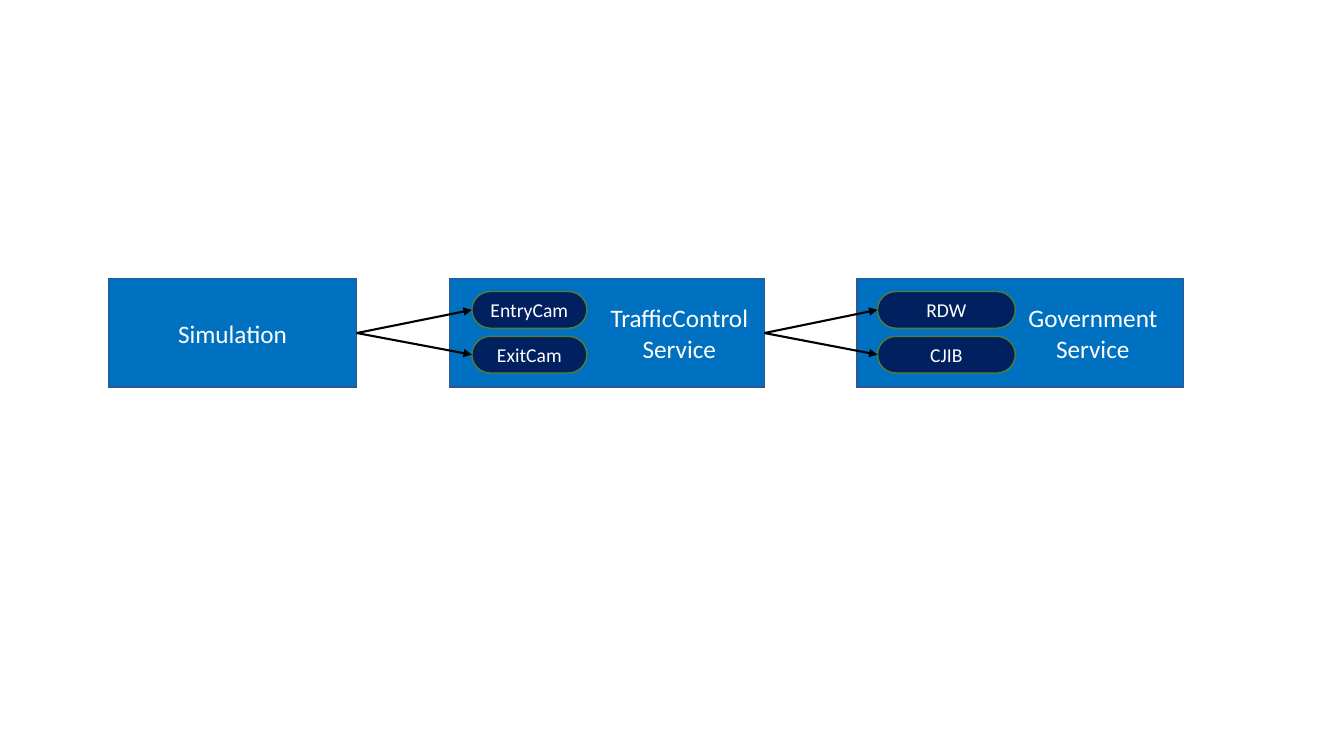
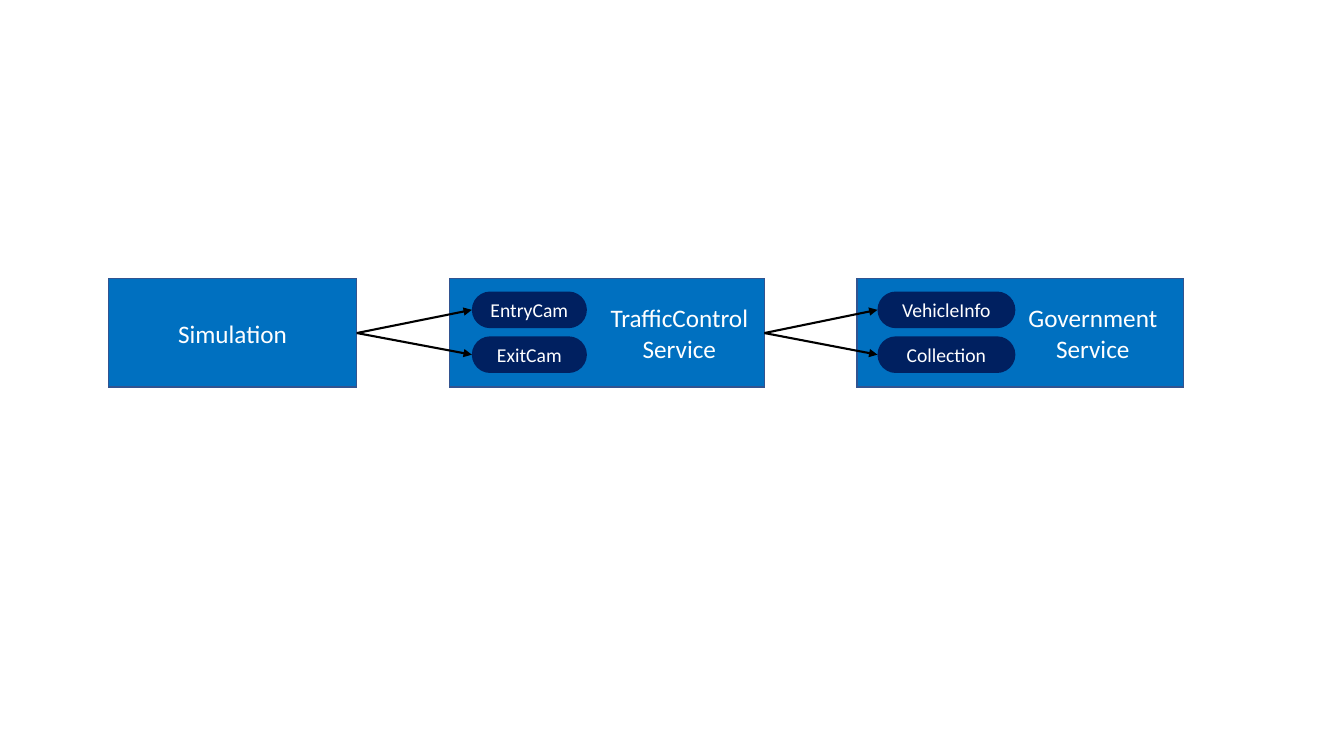
Before and after one commit to EdwinVW/dapr-traffic-control, a slide deck: slide 2 of Figures.pptx. Drawn at 1344x756 pixels with LibreOffice and Linux fonts; fonts in the diff are those of the drawing. Boxes give left, top, right and bottom in pixels: in the first picture for what was removed or moved away, otherwise in the second. Text is boxed around its words. In the diff, an @@ line names an element or a change of style, - is before the commit and + after.

```diff
--- a/Figures.pptx
+++ b/Figures.pptx
@@ text in rounded rectangle at bbox=[902, 303, 990, 317]: text changed @@
-RDW
+VehicleInfo
@@ outline #538035 1 pt to none in 4 elements at bbox=[472, 291, 587, 328], bbox=[472, 337, 587, 373], bbox=[878, 291, 1016, 328], bbox=[878, 337, 1016, 373] @@
@@ text in rounded rectangle at bbox=[907, 348, 986, 362]: text changed @@
-CJIB
+Collection
```
Also in this commit, not shown: 3 other slides changed, 14 other files.
